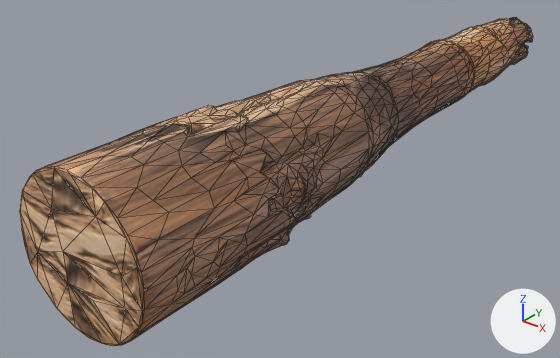
The FBX model data/dev/models/club0.fbx, before and after one commit.
Rendered twice from a 50 mm camera at (0.578, -1.055, 0.345) aimed at (0.091, -0.447, -0.032). The lights are fixed; the arrows at lower right show +X, +Y and +Z. The picture after the commit comes second. Mesh edges are drawn as thin lines. Where no turn or scale is listed for an object, it has been applied to the vertices.

Script lines for the objects in view, before the commit:
```python
me_tripo_mesh_91f07525 = bpy.data.meshes.new('tripo_mesh_91f07525')
me_tripo_mesh_91f07525.from_pydata(...)  # 1603 vertices, 3202 faces; spans x -0.075..0.075, y -0.403..0.403, z -0.075..0.075
me_tripo_mesh_91f07525.materials.append(mat_tripo_mat_91f07525)
ob_tripo_node_91f07525 = bpy.data.objects.new('tripo_node_91f07525', me_tripo_mesh_91f07525)
ob_tripo_node_91f07525.location = (0.1382, -0.3506, 0.0299)
```
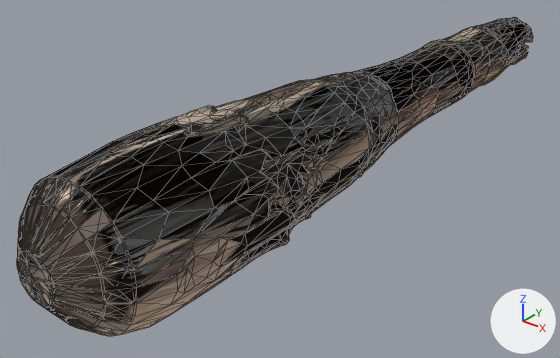
The change in detail:
Picture 'tripo_image_91f07525_0.jpg' (img_tripo_image_91f07525_0_jpg) is now built by load_image('club0.fbm', '_unpacked/club0.fbm', 2048, 2048, 'Non-Color') instead of load_image('tripo_image_91f07525_0.jpg', '_unpacked/tripo_image_91f07525_0.jpg', 2048, 2048, 'sRGB').
Material 'tripo_mat_91f07525.002' (mat_tripo_mat_91f07525_002) is new.
Uses the picture img_tripo_image_91f07525_0_jpg.
me_tripo_mesh_91f07525 is used by ob_tripo_node_91f07525; location (0.1382, -0.3506, 0.0299).
me_tripo_mesh_91f07525 had 1603 vertices, 3202 faces and spanned x -0.075..0.075, y -0.403..0.403, z -0.075..0.075.
me_tripo_mesh_91f07525 now has 1713 vertices, 3778 faces and spans x -0.075..0.075, y -0.443..0.403, z -0.075..0.075.
me_tripo_mesh_91f07525 part 1: 35 vertices moved from x -0.074..0.074, y -0.403..-0.401, z -0.075..0.074 to x -0.066..0.066, y -0.443..-0.401, z -0.067..0.066; 20 vertices removed from x -0.071..0.071, y -0.403..-0.402, z -0.072..0.075; 130 vertices added at x -0.063..0.063, y -0.443..-0.402, z -0.064..0.068.
me_tripo_mesh_91f07525 part 2: 3126 faces spanning x -0.075..0.075, y -0.42..0.403, z -0.075..0.075 switch from mat_tripo_mat_91f07525 to mat_tripo_mat_91f07525_002.

Where the change shows, as pixel boxes [x1, y1, x2, y2] in the pictures (560 x 358 px):
'tripo_node_91f07525', surface changed, reshaped (brown to grey)
    before: [20, 17, 533, 346]
    after: [17, 17, 533, 337]
part 1 of me_tripo_mesh_91f07525, reshaped
    before: [20, 135, 194, 346]
    after: [17, 135, 194, 337]
part 2 of me_tripo_mesh_91f07525, recoloured (brown to grey)
    before: [48, 17, 533, 340]
    after: [25, 17, 533, 335]
